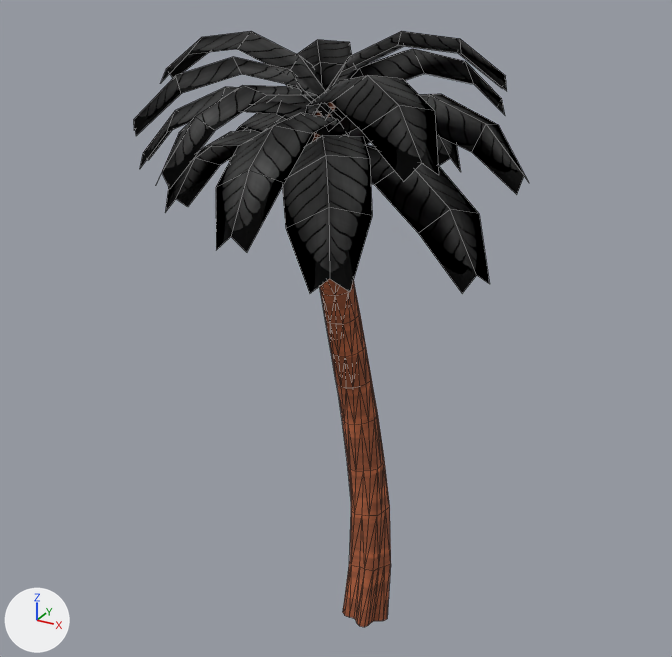
The FBX model Assets/3D Models/Trees/PalmTree3.fbx as it was, and as the next commit left it.
Both versions are drawn from a camera (50 mm lens) standing at (3.24, -6.49, 6.19) and looking at (-0.32, -0.03, 2.96). Arrows for +X, +Y and +Z are at lower left; the lights stay in place. Mesh edges are drawn as thin lines. Objects named as collision shapes, trigger or cutter boxes, shadow casters or lower levels of detail are left out.

In view in the first picture: 'PalmTree3_LOD0'.
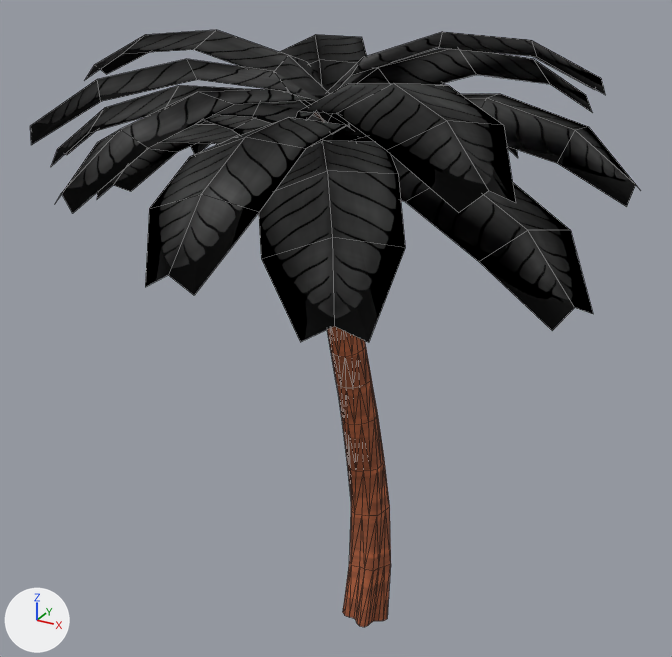
The change, as a list of edits to the scene's bpy script:
```text
Change me_tree_012:
    where me_tree_012.from_pydata(...)  # 485 vertices, 584 faces; spans x -1.95..1.24, y -1.8..1.37, z 0.0..5.46
    used by ob_palmtree3_lod0; location = (0.0, 0.0, 0.0)
    me_tree_012 part 1: the loose piece of 15 vertices spanning x -0.43..1.24, y -0.95..0.0, z 3.86..4.67 is scaled about its middle by (1.5, 1.5, 1), then moved by (0.36, -0.1, 0.0)
    me_tree_012 part 2: the loose piece of 15 vertices spanning x -1.95..-0.3, y -0.48..0.19, z 3.8..4.66 is scaled about its middle by (1.5, 1.5, 1), then moved by (-0.41, 0.06, 0.0)
    me_tree_012 part 3: the loose piece of 15 vertices spanning x -0.51..0.62, y -1.63..-0.08, z 3.97..4.76 is scaled about its middle by (1.5, 1.5, 1), then moved by (0.18, -0.29, 0.0)
    me_tree_012 part 4: the loose piece of 15 vertices spanning x -0.52..0.31, y -0.28..1.37, z 4.11..4.83 is scaled about its middle by (1.5, 1.5, 1), then moved by (0.1, 0.41, 0.0)
    me_tree_012 part 5: the loose piece of 15 vertices spanning x -1.68..-0.16, y -0.48..0.7, z 4.05..4.82 is scaled about its middle by (1.5, 1.5, 1), then moved by (-0.31, 0.19, 0.0)
    me_tree_012 part 6: the loose piece of 15 vertices spanning x -0.56..0.12, y -1.8..-0.16, z 4.21..4.91 is scaled about its middle by (1.5, 1.5, 1), then moved by (0.04, -0.36, 0.0)
    me_tree_012 part 7: the loose piece of 15 vertices spanning x -0.39..1.23, y -0.48..0.22, z 4.38..5.03 is scaled about its middle by (1.5, 1.5, 1), then moved by (0.36, 0.07, 0.0)
    me_tree_012 part 8: the loose piece of 15 vertices spanning x -1.74..-0.15, y -0.9..-0.02, z 4.38..5.02 is scaled about its middle by (1.5, 1.5, 1), then moved by (-0.32, -0.1, 0.0)
    me_tree_012 part 9: the loose piece of 15 vertices spanning x -0.89..-0.11, y -1.74..-0.18, z 4.53..5.14 is scaled about its middle by (1.5, 1.5, 1), then moved by (-0.1, -0.34, 0.0)
    me_tree_012 part 10: the loose piece of 15 vertices spanning x -0.42..0.98, y -1.2..-0.07, z 4.67..5.23 is scaled about its middle by (1.5, 1.5, 1), then moved by (0.29, -0.18, 0.0)
    me_tree_012 part 11: the loose piece of 15 vertices spanning x -0.46..0.84, y -0.42..0.81, z 4.75..5.3 is scaled about its middle by (1.5, 1.5, 1), then moved by (0.25, 0.23, 0.0)
    me_tree_012 part 12: the loose piece of 15 vertices spanning x -1.15..-0.11, y -0.36..1.06, z 4.74..5.31 is scaled about its middle by (1.5, 1.5, 1), then moved by (-0.16, 0.31, 0.0)
    me_tree_012 part 13: the loose piece of 15 vertices spanning x -1.34..-0.1, y -1.4..-0.12, z 4.78..5.29 is scaled about its middle by (1.5, 1.5, 1), then moved by (-0.21, -0.24, 0.0)
    me_tree_012 part 14: the loose piece of 15 vertices spanning x -0.37..1.02, y -0.47..0.29, z 4.81..5.46 is scaled about its middle by (1.5, 1.5, 1), then moved by (0.32, 0.09, 0.0)
    me_tree_012 part 15: the loose piece of 15 vertices spanning x -1.62..-0.19, y -0.68..-0.05, z 4.83..5.43 is scaled about its middle by (1.5, 1.5, 1), then moved by (-0.3, -0.05, 0.0)
```

Where the change shows, as pixel boxes (x1, y1, x2, y2) in the pictures (672 x 657 px; the box of a moved part takes in the faces that stretch with it):
'PalmTree3_LOD0', reshaped (54% wider): before (134, 31, 528, 627); after (30, 30, 638, 627)
part 1 of me_tree_012, moved or reshaped: before (366, 145, 489, 293); after (390, 154, 593, 331)
part 2 of me_tree_012, moved or reshaped: before (165, 130, 261, 212); after (97, 125, 239, 199)
part 3 of me_tree_012, moved or reshaped: before (282, 135, 372, 293); after (259, 141, 405, 343)
part 4 of me_tree_012, moved or reshaped: before (343, 128, 461, 172); after (352, 136, 518, 158)
part 5 of me_tree_012, moved or reshaped: before (229, 113, 314, 162); after (191, 115, 272, 155)
part 6 of me_tree_012, moved or reshaped: before (216, 113, 347, 252); after (145, 117, 353, 295)
part 7 of me_tree_012, moved or reshaped: before (317, 94, 528, 195); after (313, 93, 638, 207)
part 8 of me_tree_012, moved or reshaped: before (140, 87, 330, 168); after (51, 85, 334, 166)
part 9 of me_tree_012, moved or reshaped: before (162, 85, 343, 188); after (56, 89, 316, 214)
part 10 of me_tree_012, moved or reshaped: before (305, 75, 439, 181); after (295, 83, 516, 212)
part 11 of me_tree_012, moved or reshaped: before (326, 49, 505, 132); after (322, 48, 592, 134)
part 12 of me_tree_012, moved or reshaped: before (297, 39, 352, 90); after (280, 34, 367, 91)
part 13 of me_tree_012, moved or reshaped: before (134, 56, 337, 136); after (30, 59, 350, 145)
part 14 of me_tree_012, moved or reshaped: before (313, 31, 507, 115); after (306, 32, 605, 120)
part 15 of me_tree_012, moved or reshaped: before (160, 31, 329, 117); after (85, 30, 331, 122)
